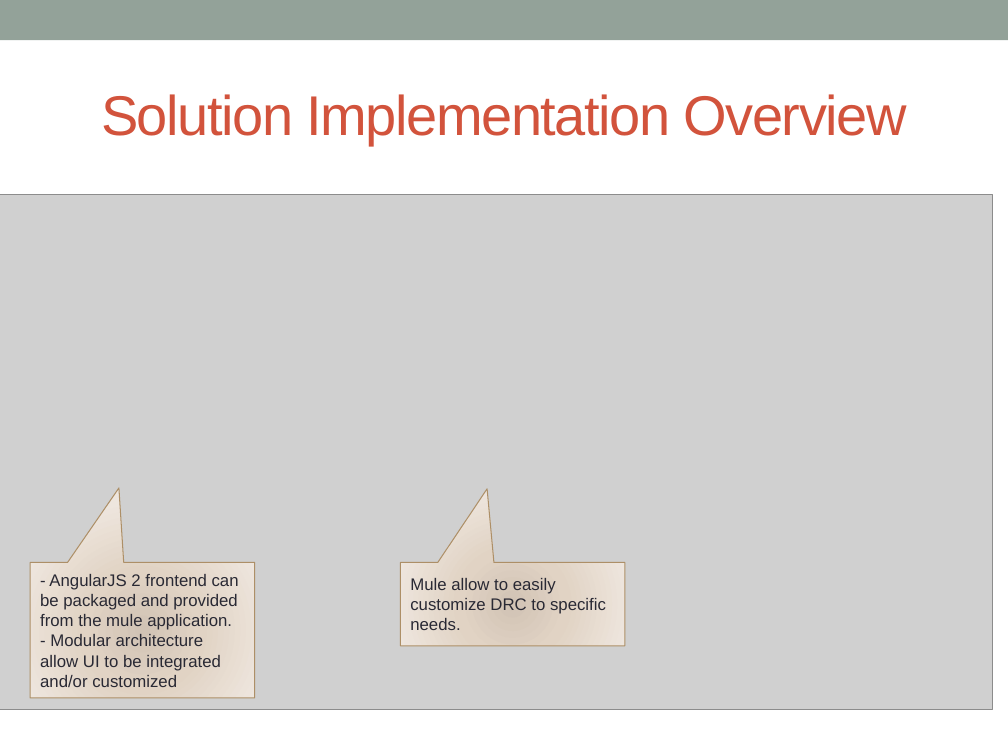
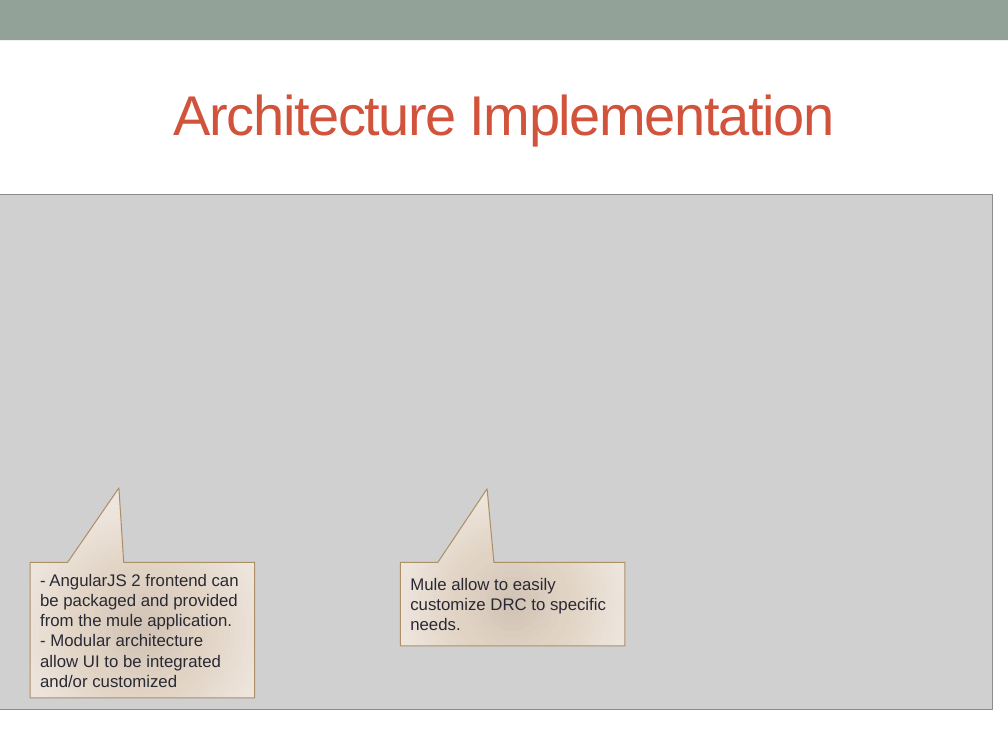
Before and after one commit to Kloudtek/data-repair-center, a slide deck: slide 9 of data-repair-center-presentation.pptx. Drawn at 1008x756 pixels with LibreOffice and Linux fonts; fonts in the diff are those of the drawing; grey boxes stand for pictures. Boxes give left, top, right and bottom in pixels: in the first picture for what was removed or moved away, otherwise in the second. Text is boxed around its words. In the diff, an @@ line names an element or a change of style, - is before the commit and + after.

```diff
--- a/data-repair-center-presentation.pptx
+++ b/data-repair-center-presentation.pptx
@@ title at [174,94,834,145]: text changed @@
-Solution Implementation Overview
+Architecture Implementation
```
Also in this commit, not shown: 5 other slides changed, 2 slides added, 2 other files.
